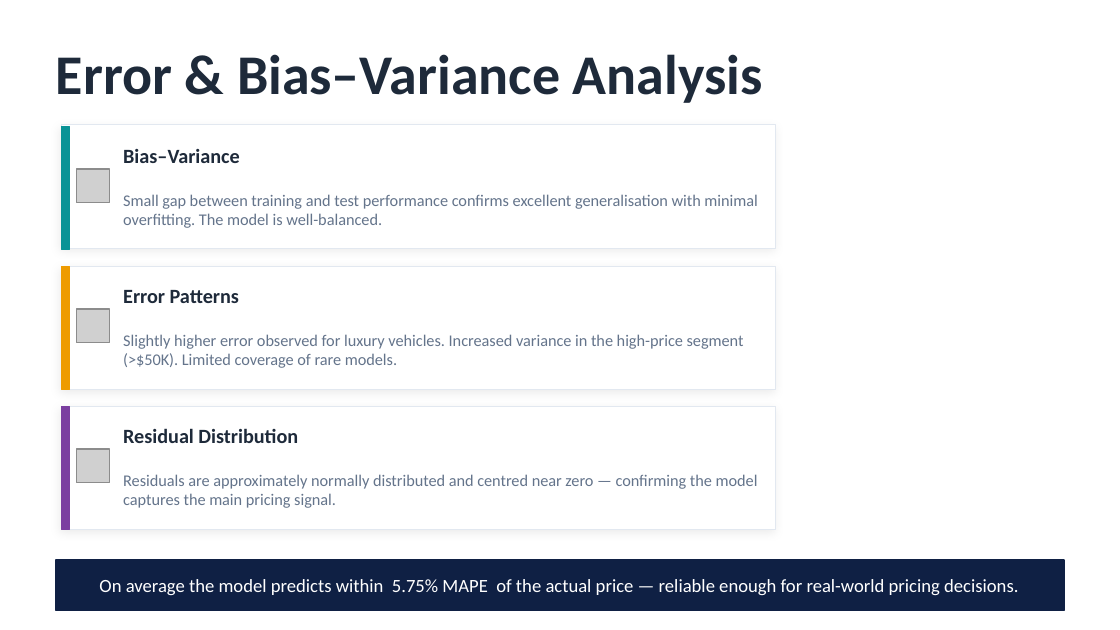
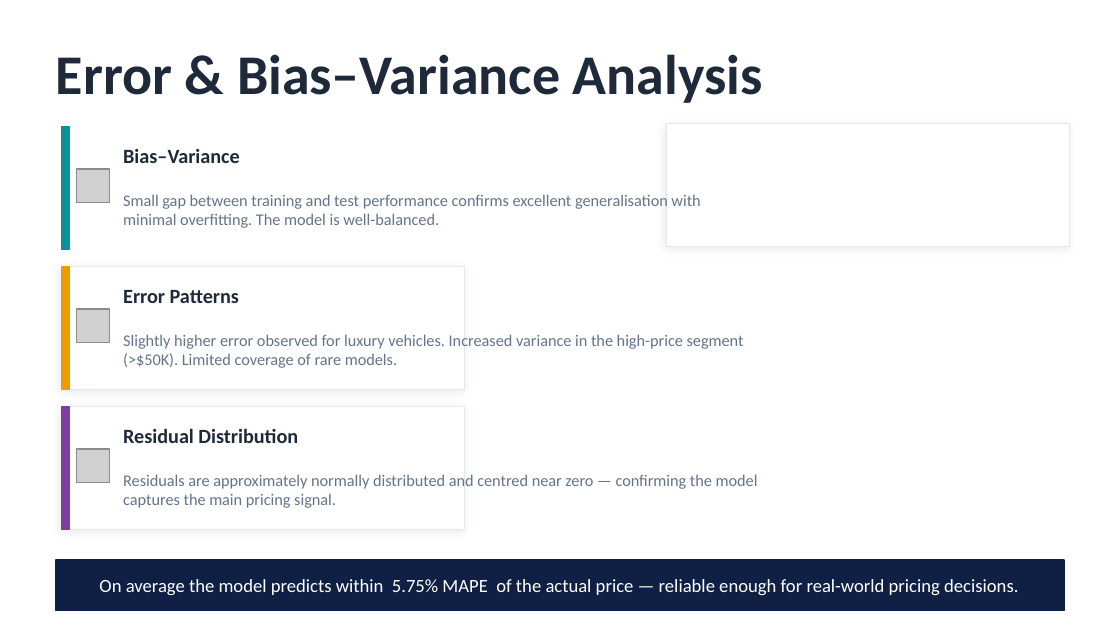
Before and after one commit to shiref-ashraf/Car-price-prediction, a slide deck: slide 18 of CarPricePrediction Final.pptx. Drawn at 1120x630 pixels with LibreOffice and Linux fonts; fonts in the diff are those of the drawing; grey boxes stand for pictures. Boxes give left, top, right and bottom in pixels: in the first picture for what was removed or moved away, otherwise in the second. Text is boxed around its words. In the diff, an @@ line names an element or a change of style, - is before the commit and + after.

```diff
--- a/CarPricePrediction Final.pptx
+++ b/CarPricePrediction Final.pptx
@@ rectangle: place and size @@
-rectangle at (62,124,776,248)
+rectangle at (666,123,1070,246)
@@ text "Small gap between training and ..." rewrapped from (123,194,757,228) to (123,194,700,228) @@
@@ rectangle: place and size @@
-rectangle at (62,267,776,390)
+rectangle at (62,267,465,390)
@@ rectangle: place and size @@
-rectangle at (62,407,776,530)
+rectangle at (62,407,465,530)
```
Also in this commit, not shown: 3 other slides changed, 1 slide added, 1 slide removed.
